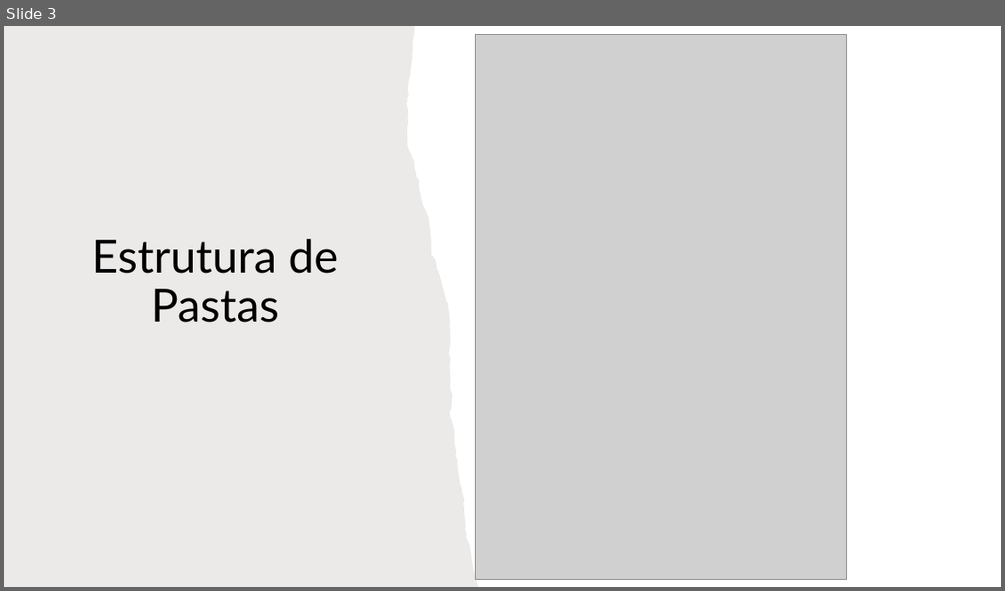
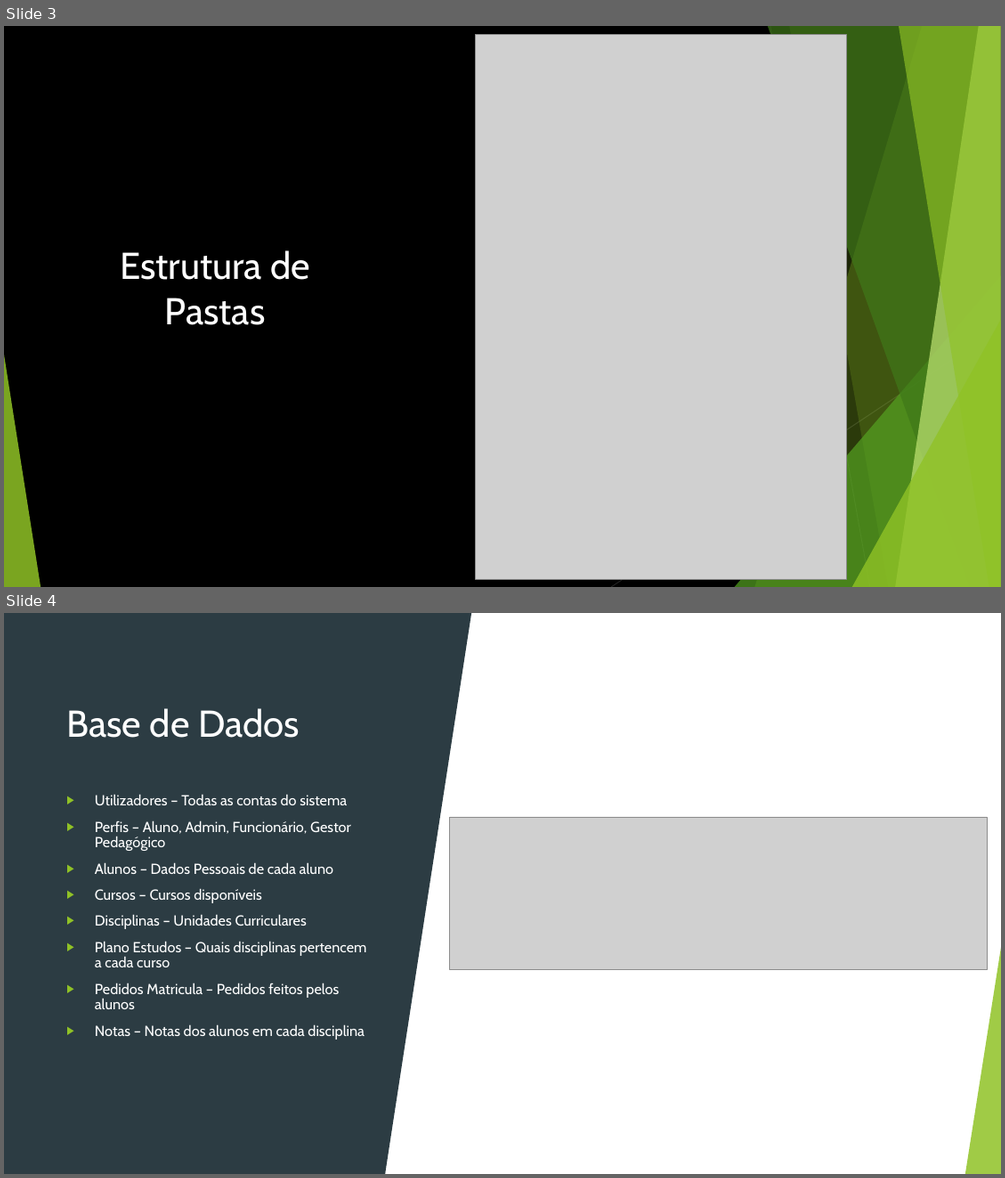
Before and after one commit to DavidMacieira/Gestao-Alunos, a slide deck: TP.pptx. Shown one above the other, each under a label of ours: slide 3 before the commit, slides 3 and 4 after it. The pictures are 1005x591 and 1005x1178 pixels, drawn with LibreOffice and Linux fonts; fonts in the diff are those of the drawing; grey boxes stand for pictures. Boxes give left, top, right and bottom in pixels: in the first picture for what was removed or moved away, otherwise in the second. Text is boxed around its words. In the diff, an @@ line names an element or a change of style, - is before the commit and + after.

Commit message:
Adicionei a base de dados

```diff
--- a/TP.pptx
+++ b/TP.pptx
@@ slide 4 added at box(4, 613, 1001, 1174), background #FFFFFF; not listed: 8 template elements that a slide beside it also shows @@
@@ rectangle added at box(4, 613, 1001, 1174), fill #FFFFFF @@
@@ rectangle added at box(4, 613, 386, 1174), fill #2C3C43 @@
@@ triangle added at box(386, 613, 472, 1174), fill #2C3C43 @@
@@ line added from (770, 613) to (870, 1174), #FFFFFF 0.75 pt @@
@@ title added at box(66, 708, 299, 738), 36 pt, text #FFFFFF @@
+Base de Dados
@@ text added at box(95, 794, 367, 1039), 14 pt, text #FFFFFF @@
+▶ Utilizadores – Todas as contas do sistema
+▶ Perfis – Aluno, Admin, Funcionário, Gestor Pedagógico
+▶ Alunos – Dados Pessoais de cada aluno
+▶ Cursos – Cursos disponíveis
+▶ Disciplinas – Unidades Curriculares
+▶ Plano Estudos – Quais disciplinas pertencem a cada curso
+▶ Pedidos Matricula – Pedidos feitos pelos alunos
+▶ Notas – Notas dos alunos em cada disciplina
@@ picture added at box(450, 817, 987, 971) @@
@@ line added from (1001, 915) to (611, 1174), #FFFFFF 0.75 pt @@
@@ triangle added at box(966, 941, 1001, 1174), fill #90C226 at 85% opacity @@
@@ slide 3 changed as well @@
@@ background #FFFFFF to #000000 @@
@@ freeform shape removed at box(4, 26, 479, 587) @@
@@ title "Estrutura de Pastas" at box(120, 250, 310, 325): size 44 to 36 pt, font Lato to Cabin, text colour #000000 to #FFFFFF; line spacing 0.9 to 1 @@
@@ group added at box(4, 26, 1001, 587): 5 freeform shapes, 3 triangles, 2 lines @@
```
Also in this commit, not shown: 2 other slides changed, 4 other slides added, 5 other files.
